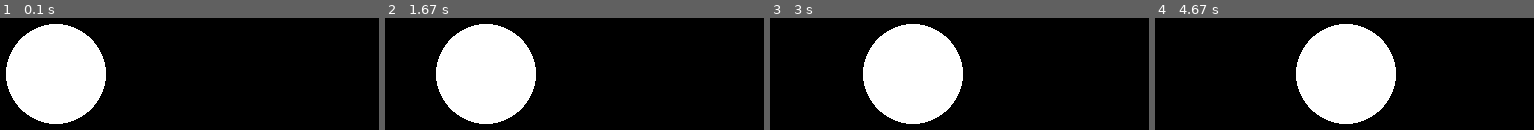
Above: before the commit, frames 1-4 (left to right).
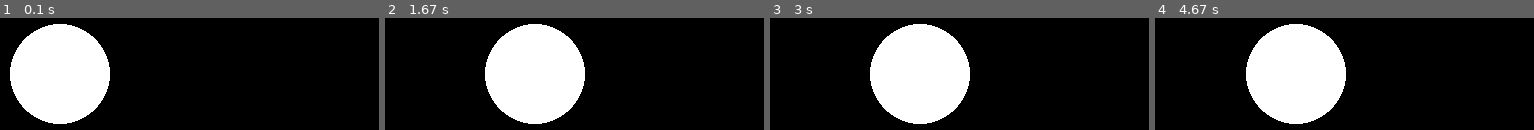
Above: after the commit, the same moments.

Repository: Vermeille/GameDev-Lab-univ-tln
Game: pygame game, started from 02-simplenamespace/pygame-example.py
Two runs of this game, one before a commit and one after it. Both use one fixed random seed, a clock stepped at 60 frames per second and the inputs below.
Inputs:
- Up to frame 1 (0.1 s): no input
- Up to frame 2 (1.67 s): tap Space at 0.33, 0.73, 1.03, 1.23, 1.57 s
- Up to frame 3 (3 s): tap Space at 1.87, 2.07, 2.37, 2.63, 2.97 s
- Up to frame 4 (4.67 s): tap Space at 3.27, 3.4, 3.8, 4.1, 4.47 s

The runs differ from the first frame. In frame 1, 1.9% of the frame differs, in the area x 1-30%, y 5-95%; in frame 2, 22%; in frame 3, 3.3%; in frame 4, 22%, in the area x 24-64%, y 5-95%.

Commit message:
add a time variation for the examples

Diff:
--- a/02-simplenamespace/pygame-example.py
+++ b/02-simplenamespace/pygame-example.py
@@ -1,5 +1,6 @@
 import pygame
 import time
+import math
 
 pygame.init()
 
@@ -8,6 +9,7 @@
 screen = pygame.display.set_mode((W, H))
 
 x = 400
+t = 0
 while True:
     screen.fill((0, 0, 0))
 
@@ -22,8 +24,9 @@
     pygame.draw.circle(
             screen,
             (255, 255, 255),
-            (x, 300),
+            (x + 50 * math.sin(t), 300),
             50)
 
     pygame.display.flip()
     time.sleep(1 / 60)
+    t += 1 / 60
